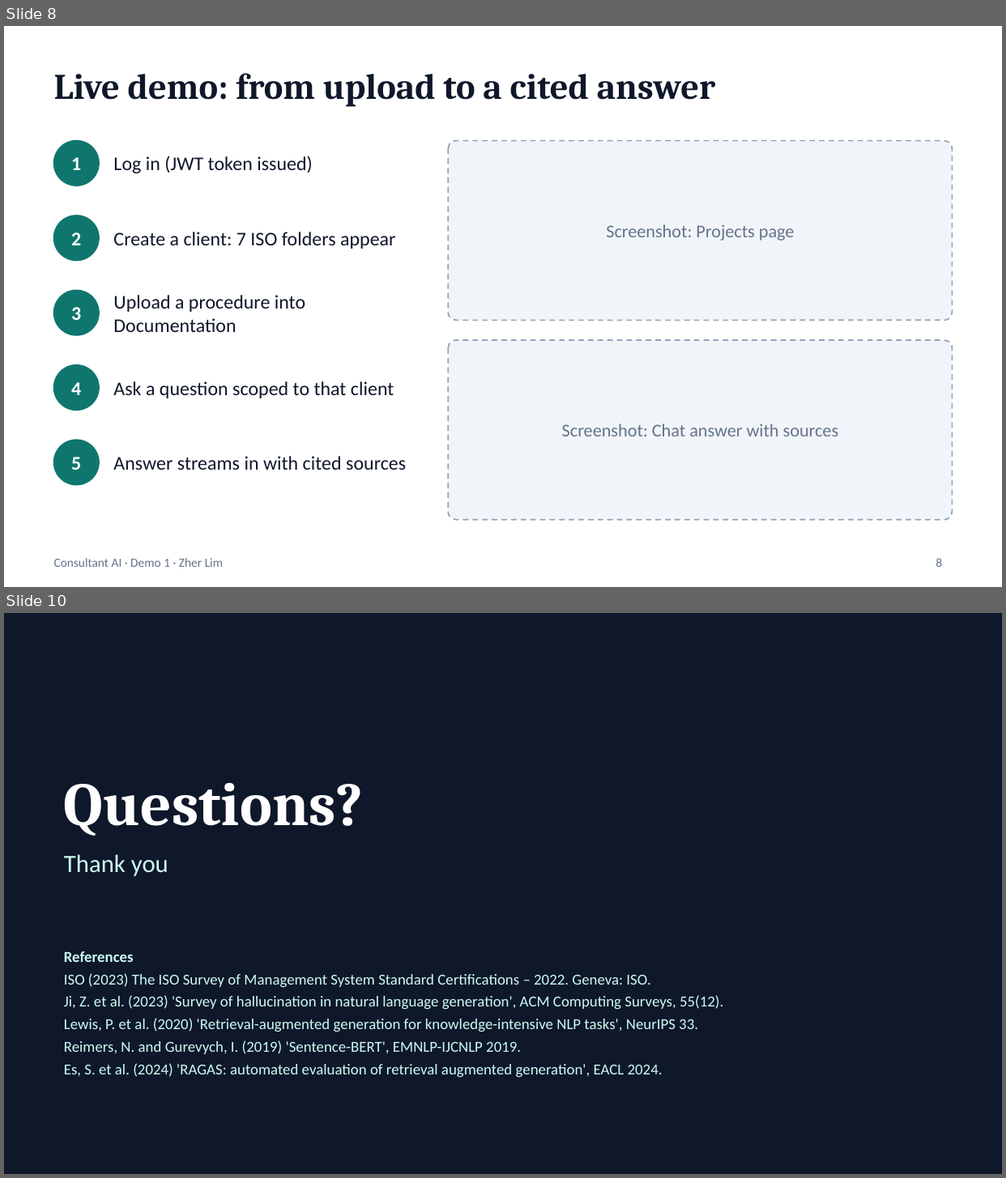
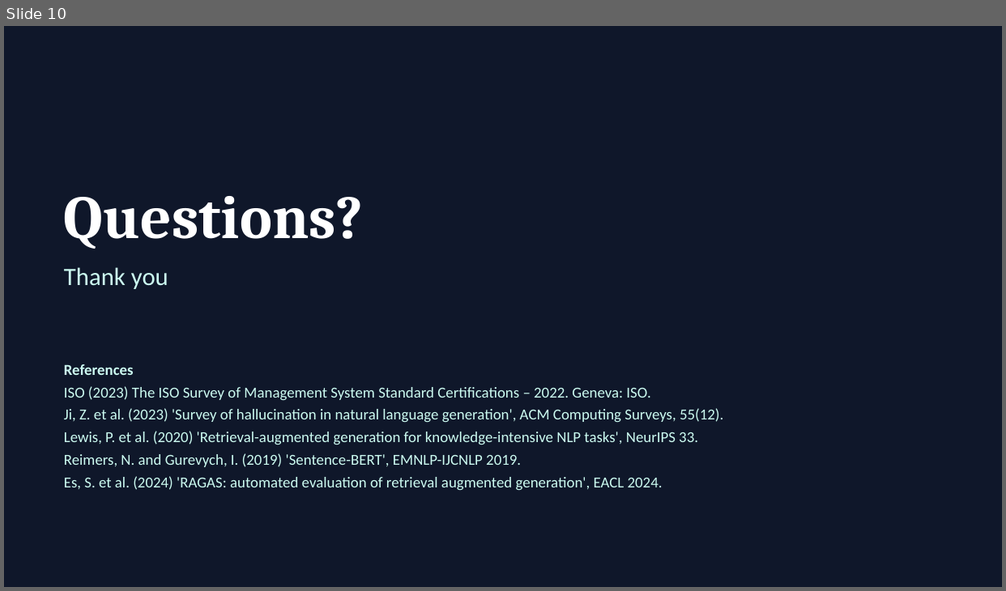
Before and after one commit to zherl25/Consultancy_Project, a slide deck: docs/presentations/Demo1_Consultant_AI.pptx. Shown one above the other, each under a label of ours: slides 8 and 10 before the commit, slide 10 after it; the slides between them are not shown. The pictures are 1006x1178 and 1006x591 pixels, drawn with LibreOffice and Linux fonts; fonts in the diff are those of the drawing. Boxes give left, top, right and bottom in pixels: in the first picture for what was removed or moved away, otherwise in the second. Text is boxed around its words. In the diff, an @@ line names an element or a change of style, - is before the commit and + after.

```diff
--- a/docs/presentations/Demo1_Consultant_AI.pptx
+++ b/docs/presentations/Demo1_Consultant_AI.pptx
@@ slide 8 removed at box(4, 26, 1002, 587), background #FFFFFF @@
@@ title removed at box(54, 73, 715, 107) @@
-Live demo: from upload to a cited answer
@@ ellipse removed at box(54, 141, 99, 186) @@
@@ rounded rectangle removed at box(448, 141, 952, 320) @@
@@ text removed at box(71, 157, 81, 170) @@
-1
@@ text removed at box(113, 156, 313, 173) @@
-Log in (JWT token issued)
@@ ellipse removed at box(54, 216, 99, 261) @@
@@ text removed at box(71, 233, 81, 246) @@
-2
@@ text removed at box(113, 232, 395, 249) @@
-Create a client: 7 ISO folders appear
@@ text removed at box(606, 224, 795, 241) @@
-Screenshot: Projects page
@@ ellipse removed at box(54, 290, 99, 335) @@
@@ text removed at box(71, 307, 81, 320) @@
-3
@@ text removed at box(113, 295, 305, 332) @@
-Upload a procedure into Documentation
@@ rounded rectangle removed at box(448, 340, 952, 520) @@
@@ ellipse removed at box(54, 365, 99, 410) @@
@@ text removed at box(71, 382, 81, 395) @@
-4
@@ text removed at box(113, 382, 394, 399) @@
-Ask a question scoped to that client
@@ text removed at box(562, 424, 839, 437) @@
-Screenshot: Chat answer with sources
@@ ellipse removed at box(54, 440, 99, 485) @@
@@ text removed at box(71, 457, 81, 470) @@
-5
@@ text removed at box(113, 456, 406, 470) @@
-Answer streams in with cited sources
@@ text removed at box(54, 558, 223, 567) @@
-Consultant AI · Demo 1 · Zher Lim
@@ page number removed at box(936, 558, 942, 567) @@
-8
```
Also in this commit, not shown: 6 slides changed, 3 slides added, 2 other slides removed.
